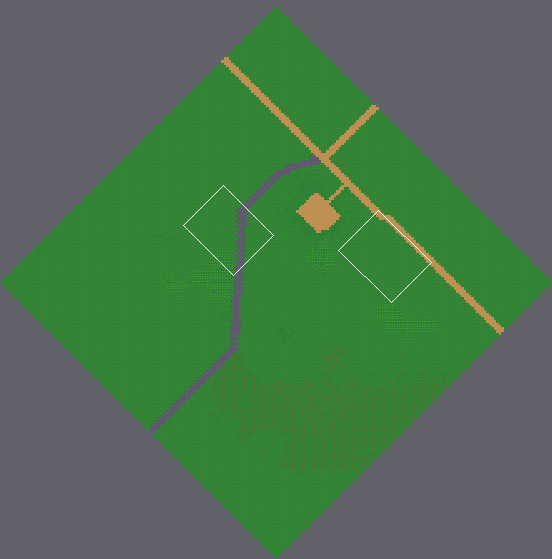
Two states of a Tiled map, assets/maps/tilemap.tmx. Above: a wide view before the commit, with the close-up outlined.
Close-up. As it was:
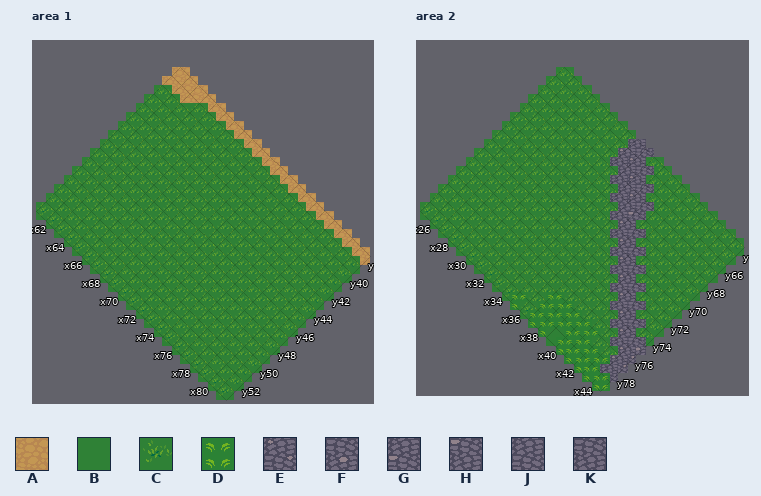
Cells are 32x32 px. Isometric: x runs down to the right, y down to the left. Shown: area 1 x 61..81, y 38..53; area 2 x 25..44, y 64..79. The commit also changed other parts of the map, which this record leaves out.
Key: from "terrain": A 97, B 289, C 352, D 366, E 669, F 670, G 701, H 702, J 733, K 734.
_ is an empty cell.
Layer "Tile Layer 1" before, area 1, first column x 61:
38 AAAAAAAAAAAAAAAAAAAAA
39 AAACCCCCCCCCCCCCCCCCC
40 CCCCCCCCCCCCCCCCCCCCC
41 CCCCCCCCCCCCCCCCCCCCC
42 CCCCCCCCCCCCCCCCCCCCC
43 CCCCCCCCCCCCCCCCCCCCC
44 CCCCCCCCCCCCCCCCCCCCC
45 CCCCCCCCCCCCCCCCCCCCC
46 CCCCCCCCCCCCCCCCCCCCC
47 CCCCCCCCCCCCCCCCCCCCC
48 CCCCCCCCCCCCCCCCCCCCC
49 CCCCCCCCCCCCCCCCCCCCC
50 CCCCCCCCCCCCCCCCCCCCC
51 CCCCCCCCCCCCCCCCCCCCC
52 CCCCCCCCCCCCCCCCCCCCC
53 CCCCCCCCCCCCCCCCCCCCC
Layer "Tile Layer 1" before, area 2, first column x 25:
64 CCCCCCCCJKCCCCCCCCCC
65 CCCCCCCCEEFCCCCCCCCC
66 CCCCCCCCGGEFCCCCCCCC
67 CCCCCCCCCGGEFCCCCCCC
68 CCCCCCCCCCGGHCCCCCCC
69 CCCCCCCCCCCGEFCCCCCC
70 CCCCCCCCCCCCGEFCCCCC
71 CCCCCCCCCCCCCGEFCCCC
72 CCCCCCCCCCCCCCGEFCCC
73 CCCCCCCCCCCCCCCGEFCC
74 CCCCCCCCCCCCCCCCGEFC
75 CCCCCCCCCCCCCCCCCGEF
76 CCCCCCCCCCCCCCCCCCGE
77 CCCCCCCCCCCCDDDDDCCE
78 CCCCCCCCCCCCDDDDDDDG
79 CCCCCCCCCCDCDDBDDDDD
After:
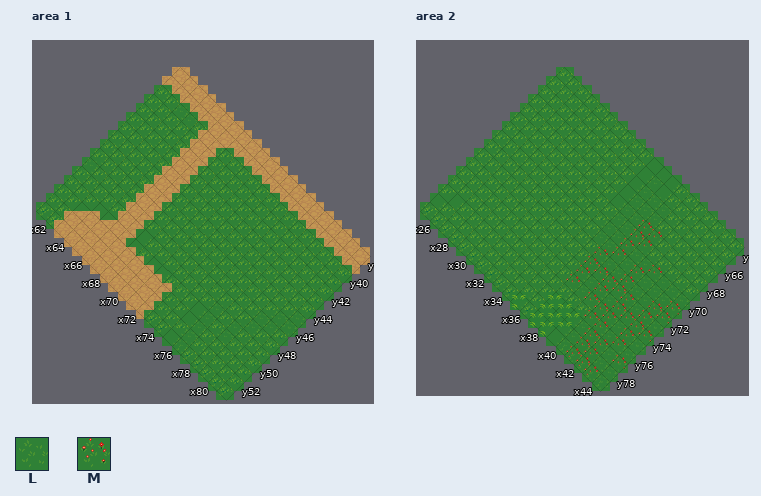
Further tiles: from "terrain": L 353, M 356.
Diff:
Changed rows in their new state; . is an unchanged cell.
Layer "Tile Layer 1", area 1:
first column x 61:
39 ...AAAAAAAAAAAAAAAAAA
40 ..LL.AA..............
41 .....AA..............
42 .....AA..............
43 .....AA..............
44 .....AA..............
45 .....AA.............L
46 .....AA............LL
47 .....AA...........LL.
48 L....AA...........L..
49 .....AAB.......L.L...
50 ...BBAAB.BB...BL.L...
51 ..BAAAAAAAAA..BL.....
52 ..AAAAAAAAAA...L.....
53 ..AAAAAAAAAA..BL.....
Layer "Tile Layer 1", area 2:
first column x 25:
64 ........CCBBB.......
65 ........CCBLB.......
66 ........CCBLLL......
67 .........CBLLL......
68 ..........BLLMM.....
69 ...........LLMM.....
70 ...........LLMLLMLLL
71 ...........LLMLMLLLM
72 ............MLLMLLMM
73 ............MMMMMLML
74 ............MLMLMMMM
75 ............MLMMMLML
76 ...............MMLML
77 .B.............LMMLM
78 B..............LMMLL
79 ...............LMMML
